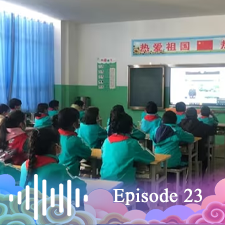
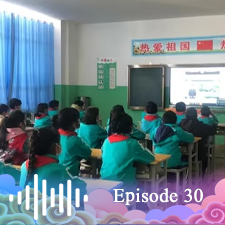
Comparing the layer stacks of the two 225px x 225px images. Changes:
painted on "Episode 18" over [141, 188, 203, 203]
